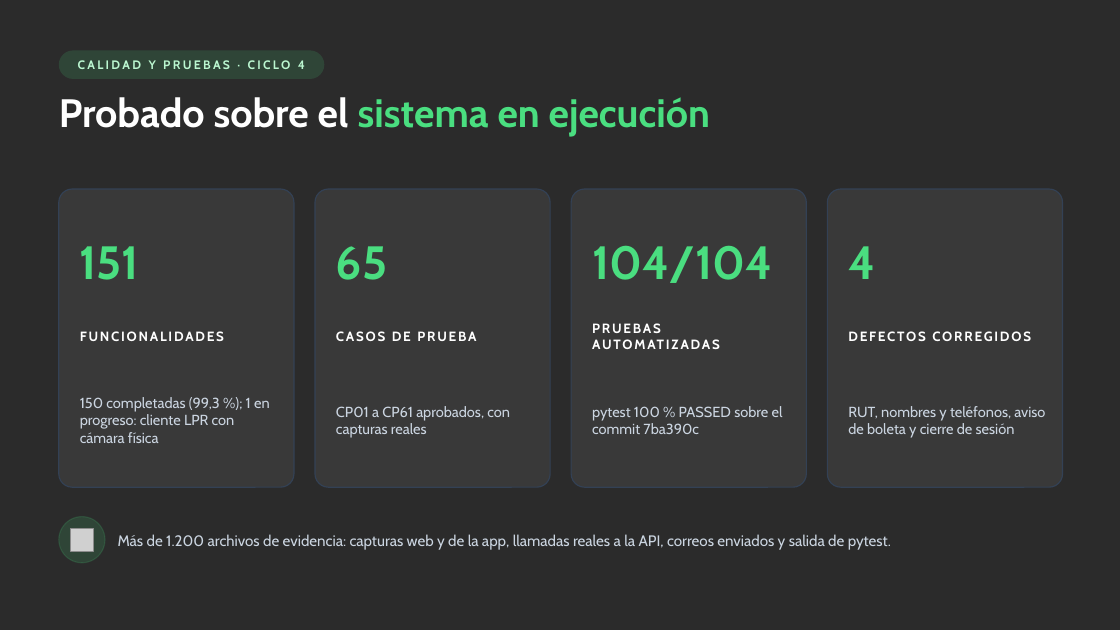
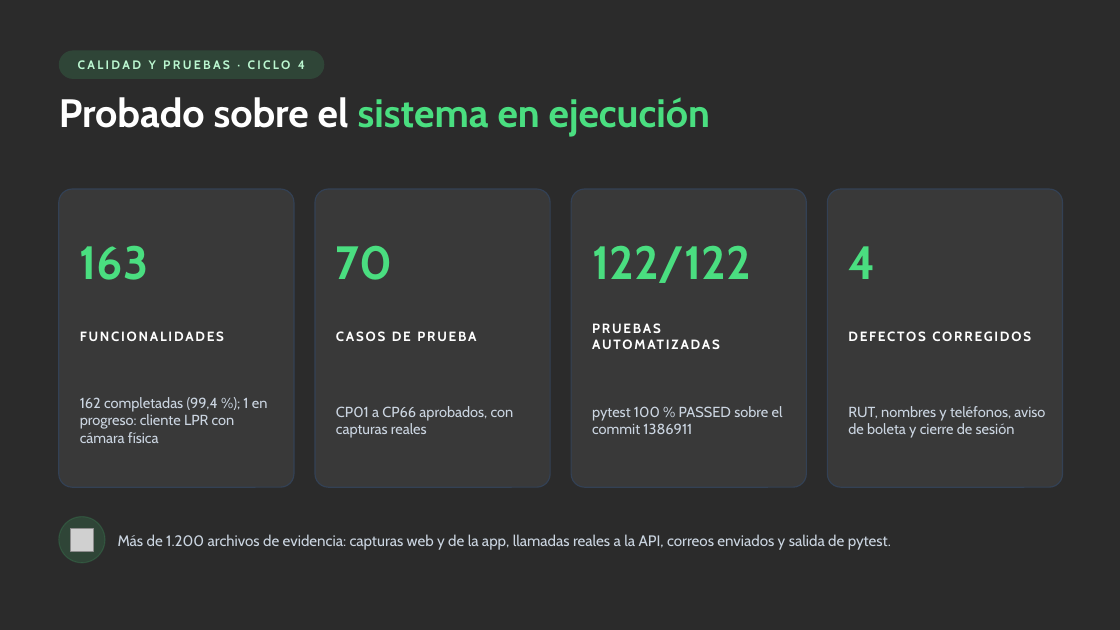
Before and after one commit to Ela04/Capstone, a slide deck: slide 13 of Fase 2/Evidencias Proyecto/Presentación Proyecto Fase 2.pptx. Drawn at 1120x630 pixels with LibreOffice and Linux fonts; fonts in the diff are those of the drawing; grey boxes stand for pictures; background and template pictures are left out; a plain dark background stands for a picture behind light text. Boxes give left, top, right and bottom in pixels: in the first picture for what was removed or moved away, otherwise in the second. Text is boxed around its words. In the diff, an @@ line names an element or a change of style, - is before the commit and + after.

Commit message:
docs: actualiza documentos con Cámara IA YOLOv9 + OCR, botón de emergencia y video del Home

```diff
--- a/Fase 2/Evidencias Proyecto/Presentación Proyecto Fase 2.pptx
+++ b/Fase 2/Evidencias Proyecto/Presentación Proyecto Fase 2.pptx
@@ text at <box>80,245,149,280</box>: text changed @@
-151
+163
@@ text at <box>336,245,392,280</box>: text changed @@
-65
+70
@@ text at <box>592,245,751,283</box>: text changed @@
-104/104
+122/122
@@ text at <box>80,397,268,443</box>: text changed @@
-150 completadas (99,3 %); 1 en progreso: cliente LPR con cámara física
+162 completadas (99,4 %); 1 en progreso: cliente LPR con cámara física
@@ text at <box>336,406,514,438</box>: text changed @@
-CP01 a CP61 aprobados, con capturas reales
+CP01 a CP66 aprobados, con capturas reales
@@ text at <box>592,406,783,434</box>: text changed @@
-pytest 100 % PASSED sobre el commit 7ba390c
+pytest 100 % PASSED sobre el commit 1386911
```
Also in this commit, not shown: 5 other slides changed, 37 other files.
